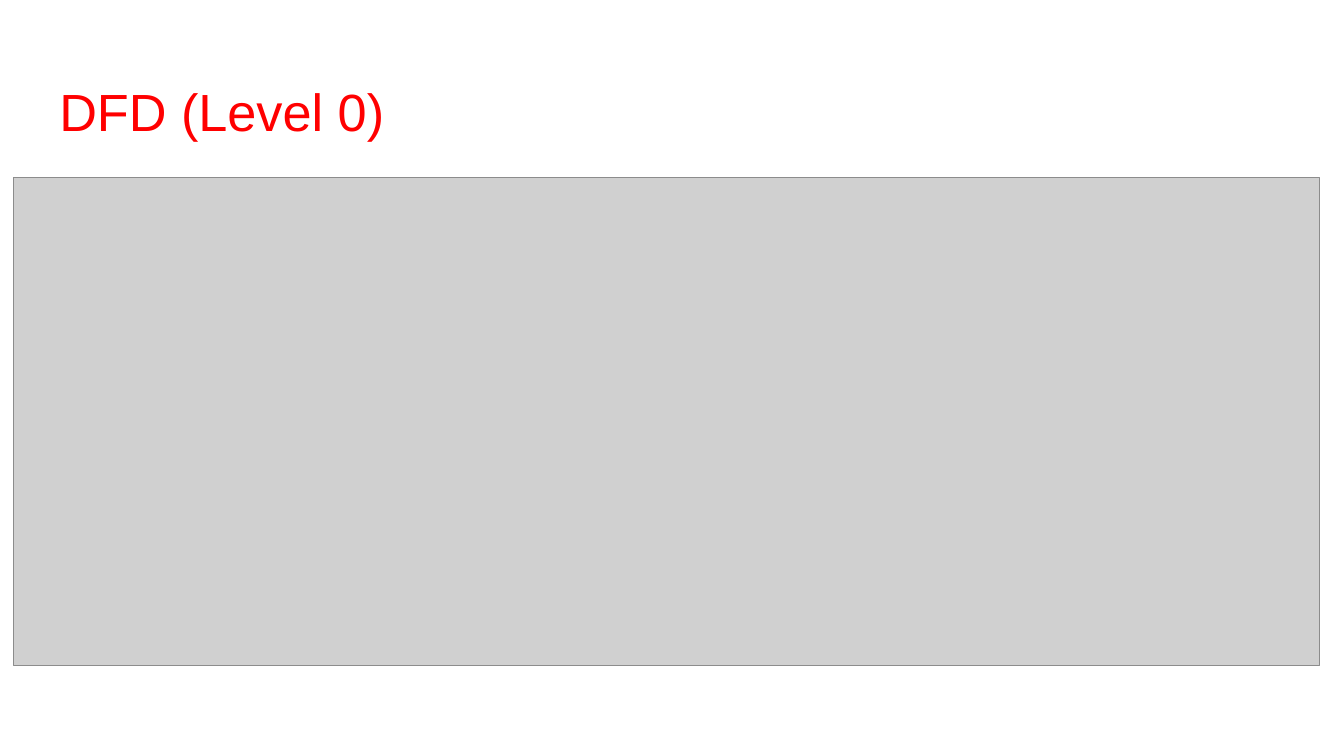
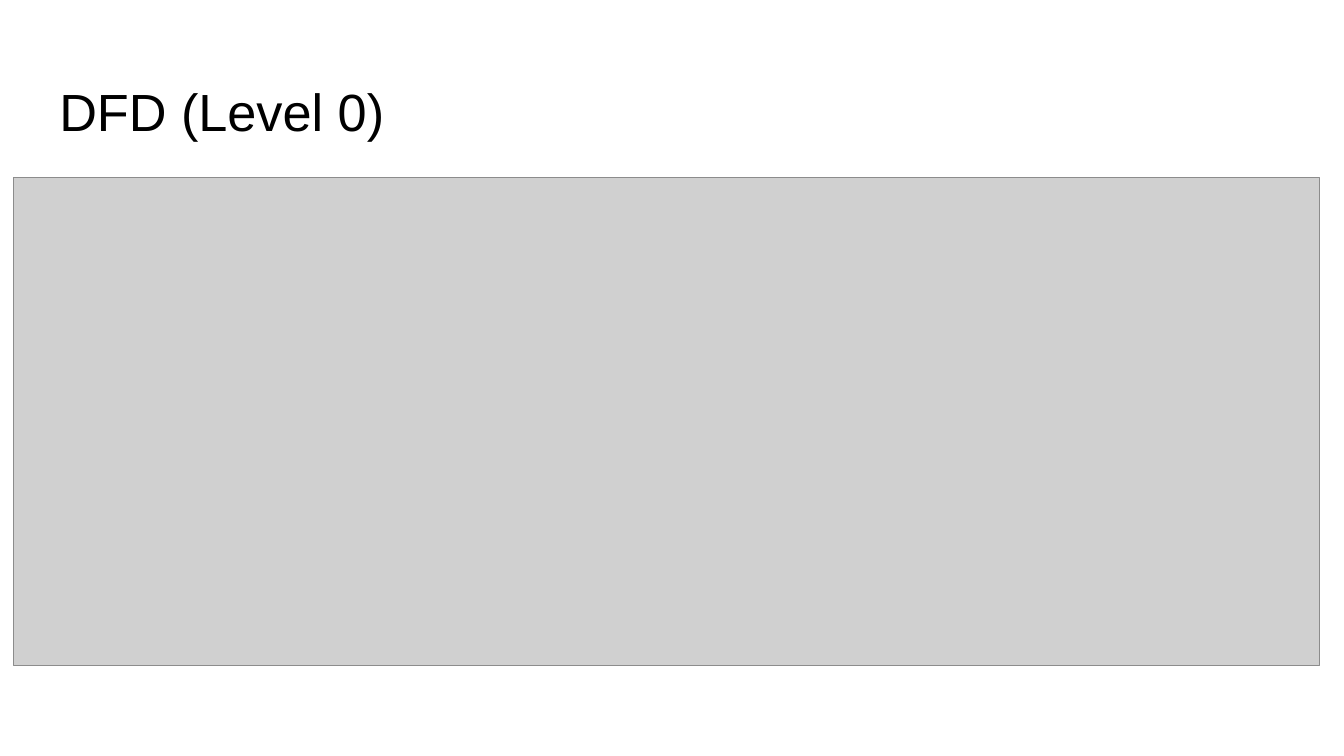
Before and after one commit to fanglores/Advanced-Software-Design, a slide deck: slide 6 of Practice Tasks/Task_3/Task 3.pptx. Drawn at 1344x756 pixels with LibreOffice and Linux fonts; fonts in the diff are those of the drawing; grey boxes stand for pictures. Boxes give left, top, right and bottom in pixels: in the first picture for what was removed or moved away, otherwise in the second. Text is boxed around its words. In the diff, an @@ line names an element or a change of style, - is before the commit and + after.

```diff
--- a/Practice Tasks/Task_3/Task 3.pptx
+++ b/Practice Tasks/Task_3/Task 3.pptx
@@ title "DFD (Level 0)" at <box>59,93,384,141</box>: text colour #FF0000 to #000000 @@
```
Also in this commit, not shown: 1 other slide changed, 2 other files.
